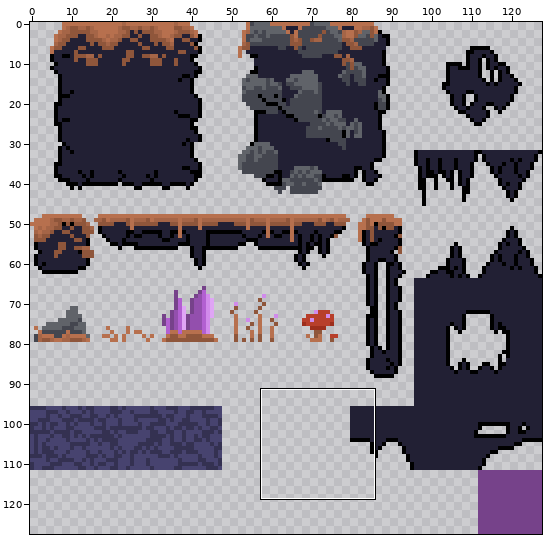
Sprite sheet, stored at assets/images/tilemaps/underground.png. Above, an overview of the earlier version with the close-up marked.
Close-up. As it was:
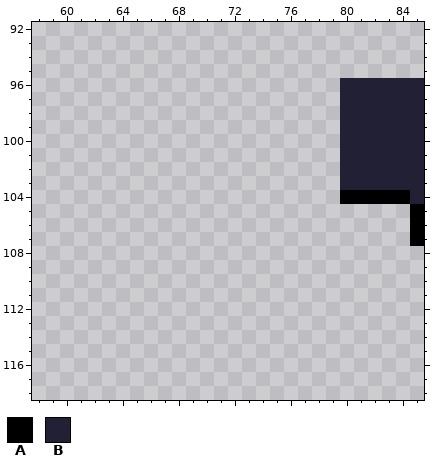
The file is 128x128 pixels. Colours within 5 levels of each other are drawn and written as one. Shown: x 58..85, y 92..118.
Palette (. is transparent): A #000000  B #222034
Pixels before, first column x 80:
 96 BBBBBB
 97 BBBBBB
 98 BBBBBB
 99 BBBBBB
100 BBBBBB
101 BBBBBB
102 BBBBBB
103 BBBBBB
104 AAAAAB
105 .....A
106 .....A
107 .....A
And afterwards:
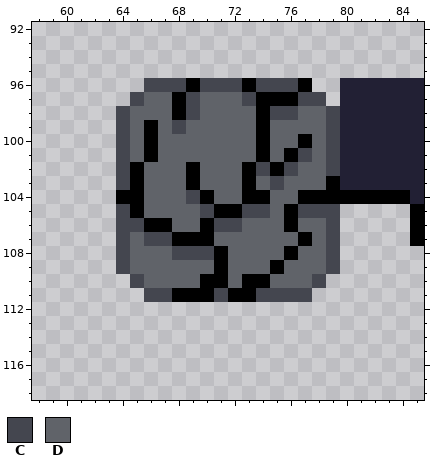
Colours new in this view: C #44464f  D #606369
Message: Added a destructable block into underground tilemap
The exact change:
Colour A now appears in row 96 at x 69, 73 and 77; in row 97 at x 68 and 74 to 76; in row 98 at x 68 and 74; in row 99 at x 66 and 74; in row 100 at x 66, 74 and 77; in row 101 at x 66, 74 and 76.
Colour A now appears in row 102 at x 65, 69, 73 and 75; in row 103 at x 65, 69, 73 and 79; in row 104 at x 64 to 65, 70, 73 to 74 and 77 to 79; in row 105 at x 65, 71 to 72 and 76; in row 106 at x 66 to 67, 70 and 76; in row 107 at x 68 to 70 and 77.
Colour A now appears in row 108 at x 71 and 76; in row 109 at x 71 and 75; in row 110 at x 70 to 71 and 73 to 74; in row 111 at x 68 to 70 and 72 to 73.
Colour C now appears in row 96 at x 66 to 68, 70 to 72 and 74 to 76; in row 97 at x 65, 69, 73 and 77 to 78; in row 98 at x 64, 69, 75 to 76 and 79; in row 99 at x 64, 68 and 79; in row 100 at x 64 and 79; in row 101 at x 64, 77 and 79.
Colour C now appears in row 102 at x 64, 74, 76 and 79; in row 103 at x 64 and 75; in row 104 at x 69; in row 105 at x 64, 70, 73 to 74 and 77 to 79; in row 106 at x 64 to 65, 71 to 72 and 79; in row 107 at x 64, 66 to 67 and 79.
Colour C now appears in row 108 at x 64, 68 to 70 and 79; in row 109 at x 64 and 79; in row 110 at x 65 and 78; in row 111 at x 66 to 67, 71 and 74 to 77.
Colour D now appears in row 97 at x 66 to 67 and 70 to 72; in row 98 at x 65 to 67, 70 to 73 and 77 to 78; in row 99 at x 65, 67, 69 to 73 and 75 to 78; in row 100 at x 65, 67 to 73, 75 to 76 and 78; in row 101 at x 65, 67 to 73, 75 and 78; in row 102 at x 66 to 68, 70 to 72 and 77 to 78.
Colour D now appears in row 103 at x 66 to 68, 70 to 72, 74 and 76 to 78; in row 104 at x 66 to 68, 71 to 72 and 75 to 76; in row 105 at x 66 to 69 and 75; in row 106 at x 68 to 69, 73 to 75 and 77 to 78; in row 107 at x 65, 71 to 76 and 78; in row 108 at x 65 to 67, 72 to 75 and 77 to 78.
Colour D now appears in row 109 at x 65 to 70, 72 to 74 and 76 to 78; in row 110 at x 66 to 69, 72 and 75 to 77.
Pixel boxes of the changes (left, top, right, bottom) in both close-ups:
added: (116, 78, 340, 302)
